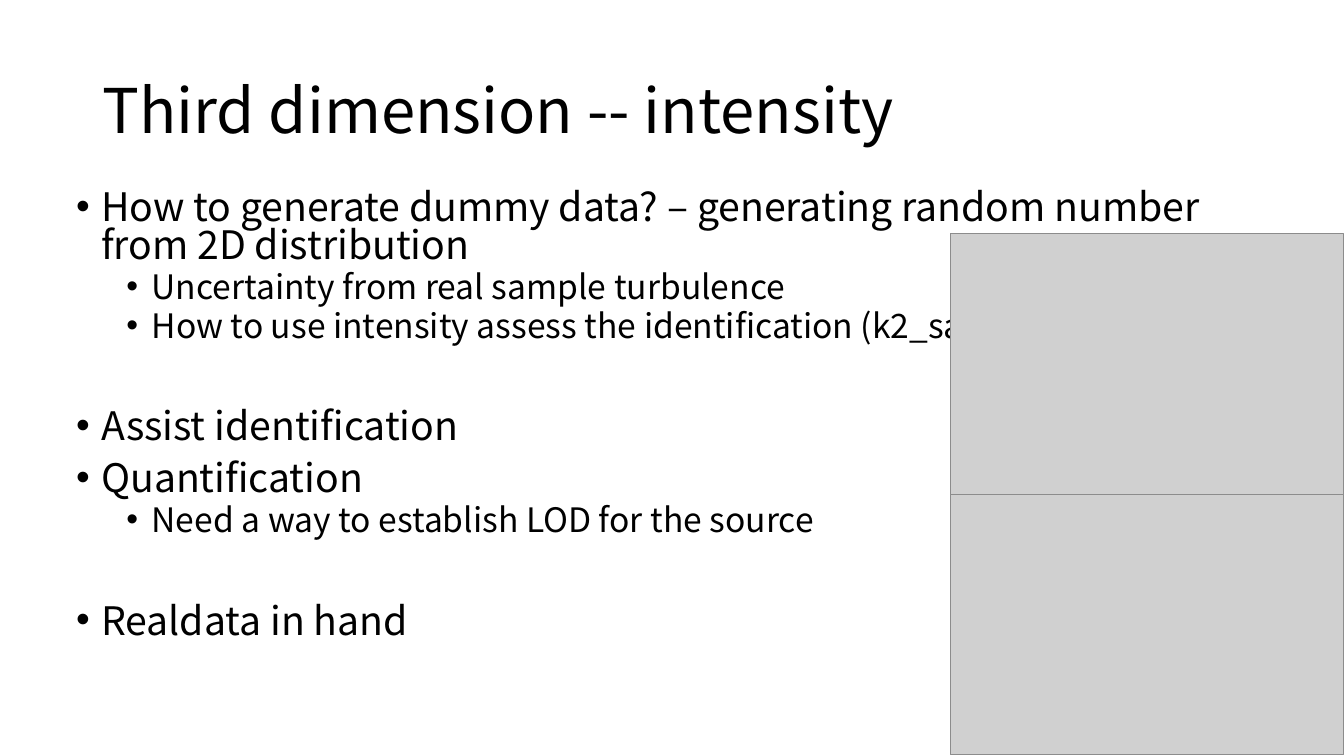
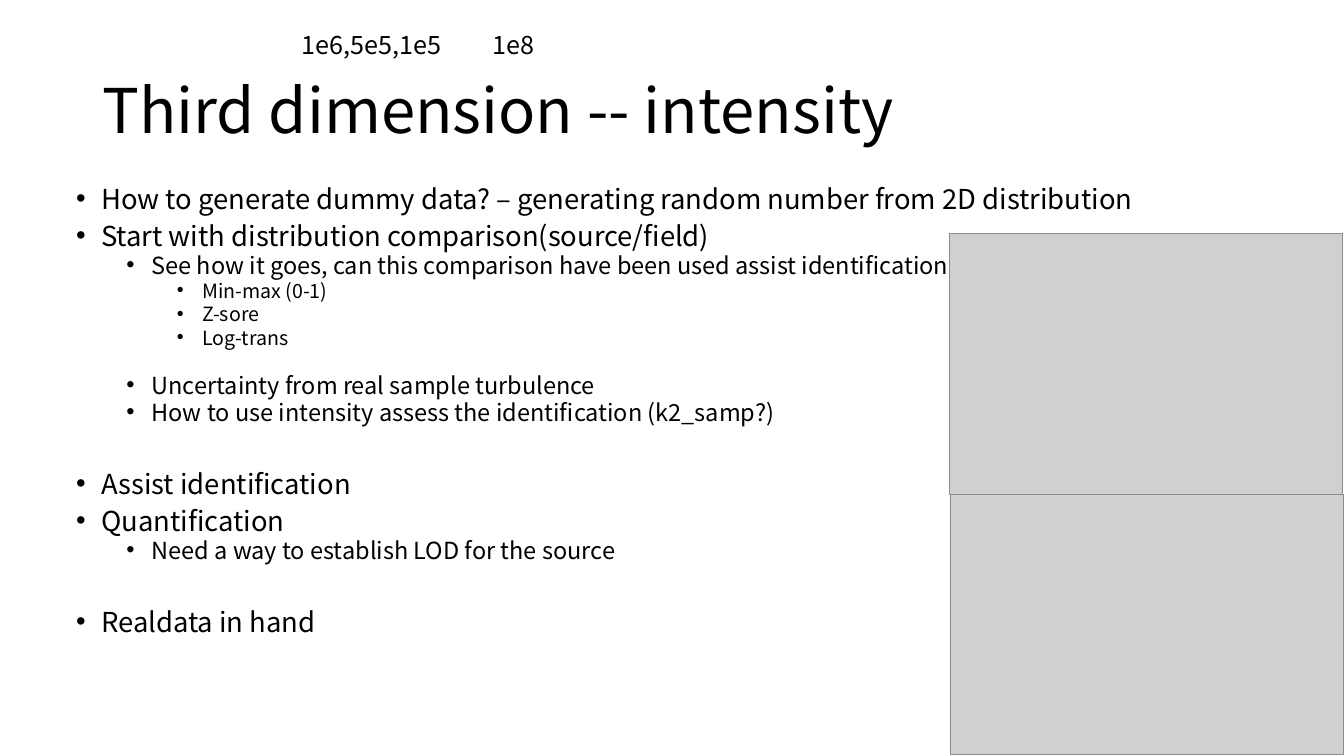
Before and after one commit to XiminHu/mass-suite, a slide deck: slide 18 of doc/CR-20210202.pptx (slide 17 before the commit). Drawn at 1344x756 pixels with LibreOffice and Linux fonts; fonts in the diff are those of the drawing; grey boxes stand for pictures. Boxes give left, top, right and bottom in pixels: in the first picture for what was removed or moved away, otherwise in the second. Text is boxed around its words. In the diff, an @@ line names an element or a change of style, - is before the commit and + after.

```diff
--- a/doc/CR-20210202.pptx
+++ b/doc/CR-20210202.pptx
@@ text added at [302, 35, 534, 59], 18 pt, text #000000 @@
+1e6,5e5,1e5 1e8
@@ text at [101, 187, 1132, 633]: size 28 to 19.6 pt in "How to generate dummy data? – generating ...", "Assist identification", "Quantification", "Realdata in hand"; size 24 to 16.8 pt in "Uncertainty from real sample turbulence", "How to use intensity assess the identification ...", "Need a way to establish LOD for ..."; line spacing 0.8 to 0.7 @@
@@ text at [101, 223, 948, 350]: paragraphs added @@
+• Start with distribution comparison(source/field)
+  • See how it goes, can this comparison have been used assist identification
+    • Min-max (0-1)
+    • Z-sore
+    • Log-trans
```
Also in this commit, not shown: 4 other slides changed, 1 slide added, 2 other files.
